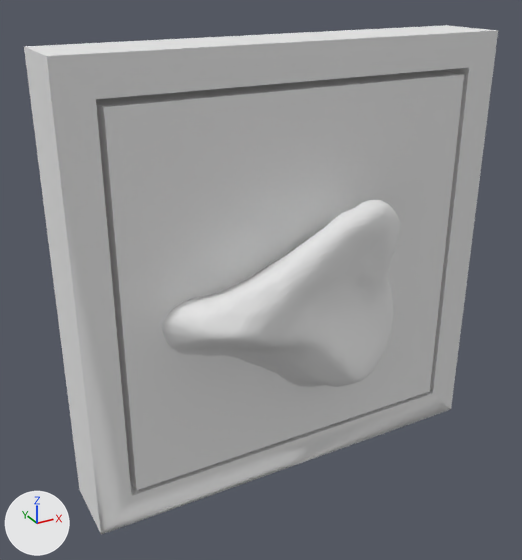
Before and after pictures for a commit that changed the OBJ model Assets/Model/cube10.obj.
Before and after are seen from a camera (50 mm lens) standing at (-0.188, -0.317, 0.153) and looking at (-0.023, -0.016, 0.003). Arrows for +X, +Y and +Z are at lower left; the lights stay in place. Where no turn or scale is listed for an object, it has been applied to the vertices. Vertices at the same position are counted once.

The first picture shows '10', 'frame.297'.
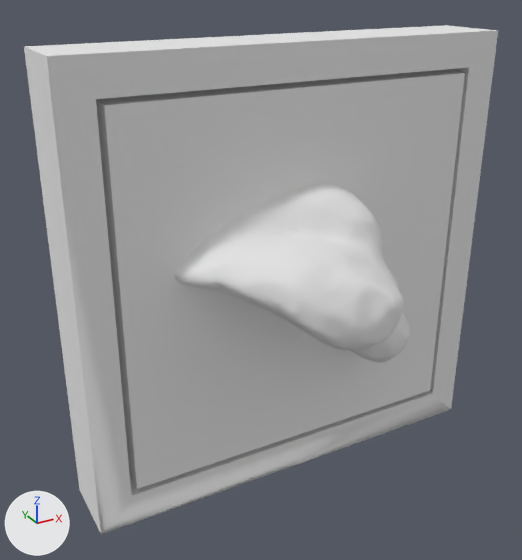
Changed parts and their boxes [x1, y1, x2, y2] in the pictures (522 x 560 px; the box of a moved part takes in the faces that stretch with it):
'10', reshaped: before [96, 70, 464, 490]; after [96, 70, 465, 489]
part 1 of me_10, moved or reshaped: before [100, 71, 464, 490]; after [100, 71, 465, 489]
part 2 of me_10, moved or reshaped: before [162, 200, 400, 387]; after [174, 184, 410, 363]

The edits, one by one:
me_10 is used by ob_10; location (0.0, 0.0, 0.0).
me_10 had 23552 vertices, 23564 faces and spanned x -0.099..0.099, y -0.057..0.02, z -0.1..0.098.
me_10 now has 27189 vertices, 27202 faces and spans x -0.099..0.099, y -0.08..0.02, z -0.099..0.099.
me_10 part 1: the loose piece of 8 vertices spanning x -0.099..0.099, y -0.02..0.02, z -0.1..0.098 is moved by (0.0, 0.0, 0.001).
me_10 part 2: 185 vertices moved within x -0.053..0.06, y -0.057..-0.014, z -0.051..0.041; 23093 vertices removed from x -0.085..0.065, y -0.057..-0.007, z -0.074..0.044; 26730 vertices added at x -0.074..0.069, y -0.08..-0.012, z -0.056..0.055.
